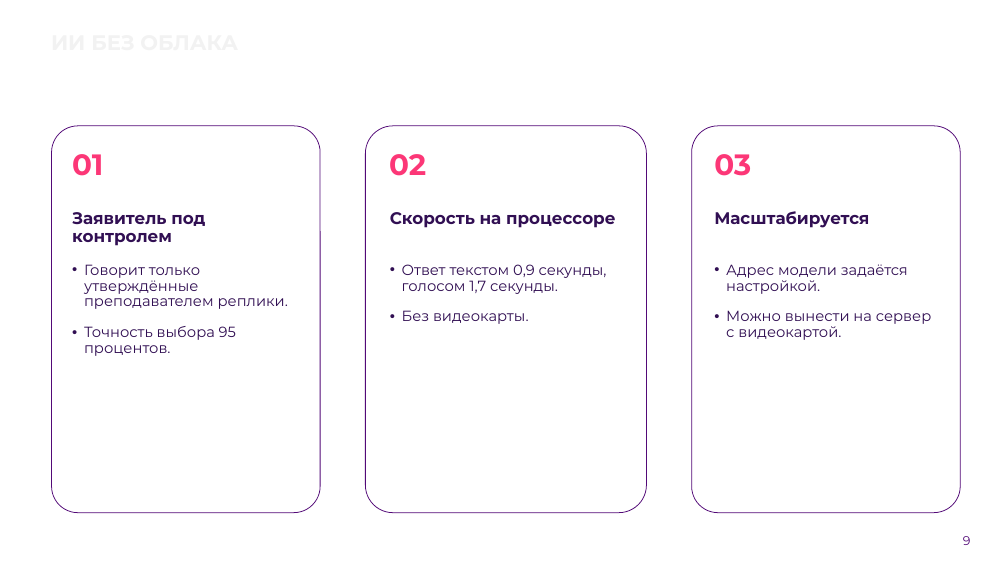
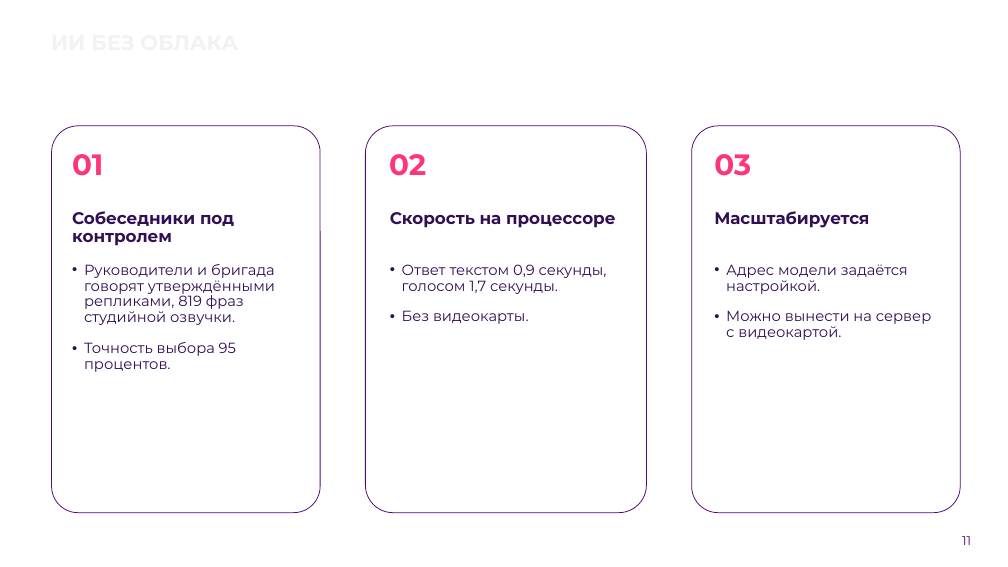
Before and after one commit to Vadik145-beep/lct-112-simulator, a slide deck: slide 11 of docs/presentation/ЛЦТ2026_Ультратех_задача9.pptx (slide 9 before the commit). Drawn at 1008x567 pixels with LibreOffice and Linux fonts; fonts in the diff are those of the drawing; background and template pictures are left out. Boxes give left, top, right and bottom in pixels: in the first picture for what was removed or moved away, otherwise in the second. Text is boxed around its words. In the diff, an @@ line names an element or a change of style, - is before the commit and + after.

```diff
--- a/docs/presentation/ЛЦТ2026_Ультратех_задача9.pptx
+++ b/docs/presentation/ЛЦТ2026_Ультратех_задача9.pptx
@@ text at bbox=[72, 211, 234, 246]: text changed @@
-Заявитель под контролем
+Собеседники под контролем
@@ text at bbox=[84, 264, 275, 325]: text changed @@
-• Говорит только утверждённые преподавателем реплики.
+• Руководители и бригада говорят утверждёнными репликами, 819 фраз студийной озвучки.
@@ page number at bbox=[962, 536, 971, 545]: text changed @@
-9
+11
```
Also in this commit, not shown: 9 other slides changed, 4 slides added, 1 other file.
